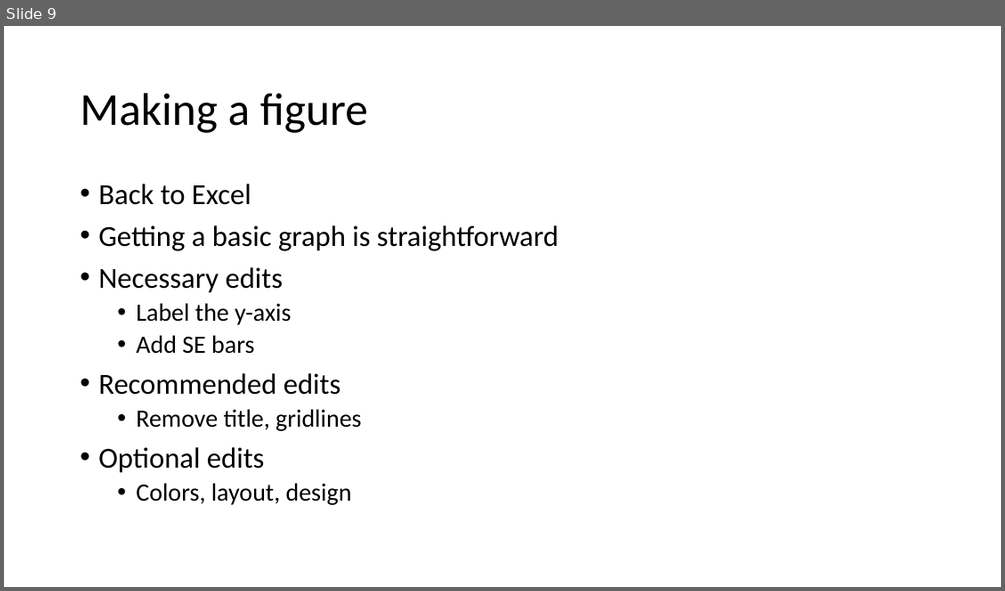
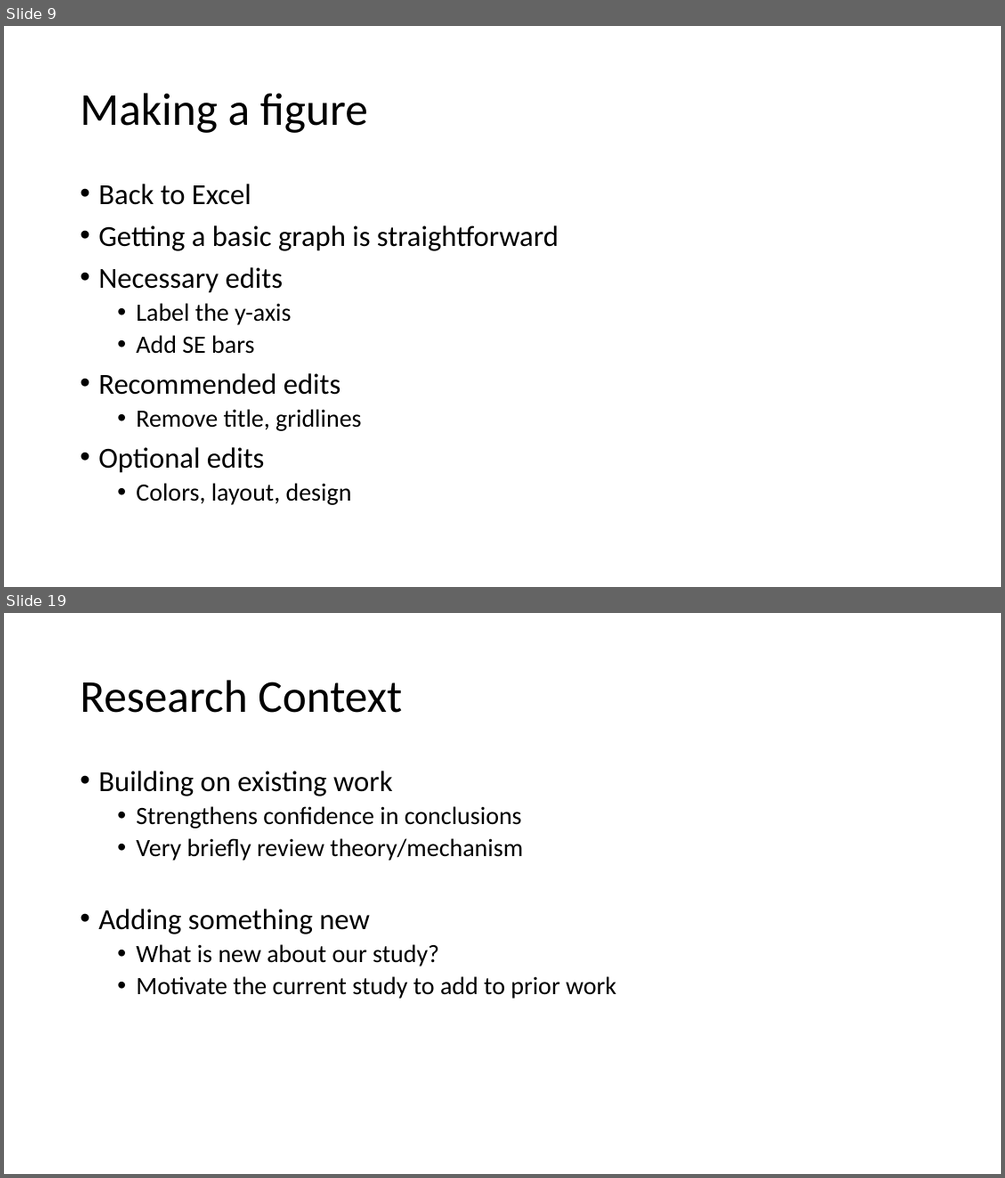
Before and after one commit to preber/Research-Methods, a slide deck: Class Slides 2024/Class 6.pptx. Shown one above the other, each under a label of ours: slide 9 before the commit, slides 9 and 19 after it; the slides between them are not shown. The pictures are 1005x591 and 1005x1178 pixels, drawn with LibreOffice and Linux fonts; fonts in the diff are those of the drawing. Boxes give left, top, right and bottom in pixels: in the first picture for what was removed or moved away, otherwise in the second. Text is boxed around its words. In the diff, an @@ line names an element or a change of style, - is before the commit and + after.

```diff
--- a/Class Slides 2024/Class 6.pptx
+++ b/Class Slides 2024/Class 6.pptx
@@ slide 19 added at [4, 613, 1001, 1174], background #FFFFFF @@
@@ title added at [80, 680, 402, 713], 44 pt, text #000000 @@
+Research Context
@@ text added at [98, 771, 616, 998], 24 pt, text #000000 @@
+• Building on existing work
+  • Strengthens confidence in conclusions
+  • Very briefly review theory/mechanism
+• Adding something new
+  • What is new about our study?
+  • Motivate the current study to add to prior work
```
Also in this commit, not shown: 1 slide changed, 12 other slides added, 1 other file.
